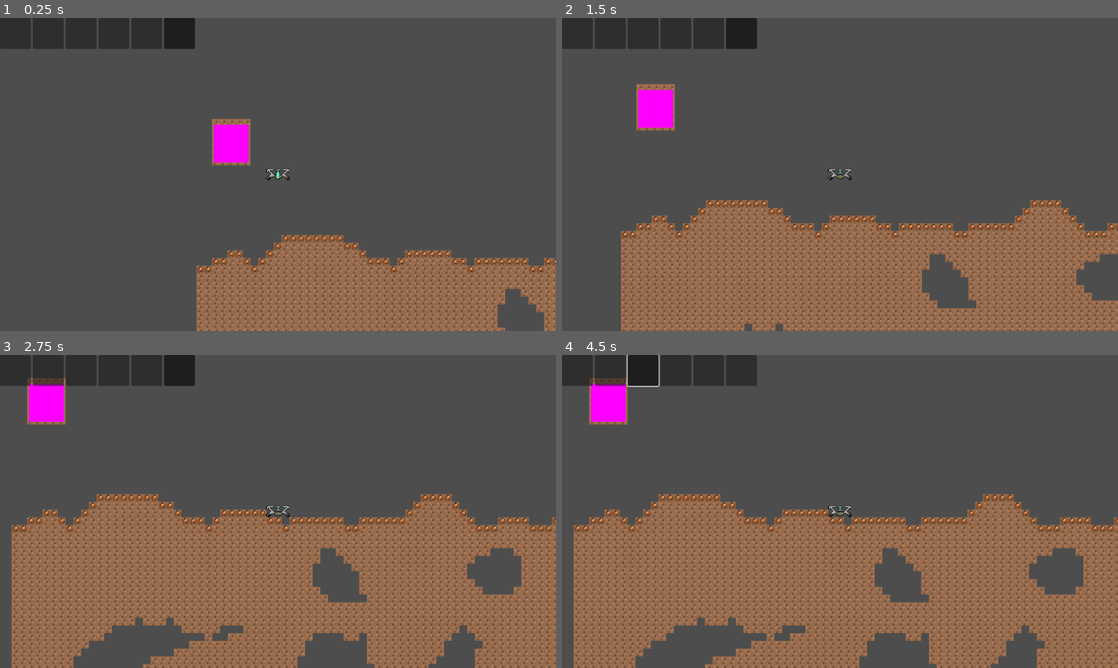
Above: before the commit, frames 1-4 (two rows, left to right).
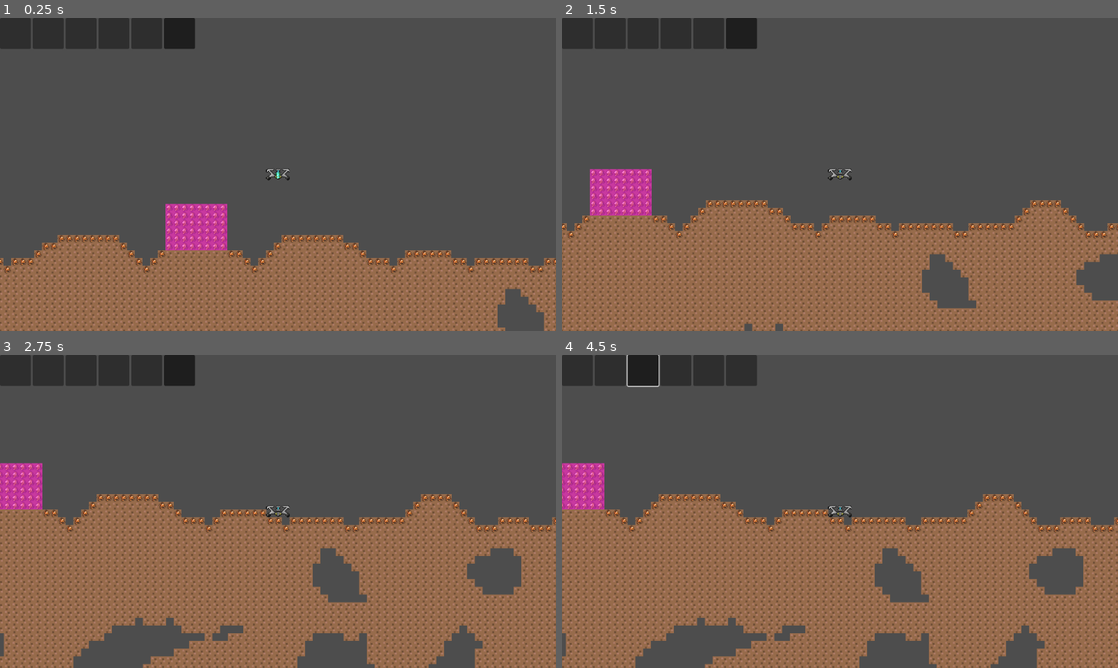
Above: after the commit, the same moments.

Repository: milana-94888u/curiostray
Game: Godot game, scene res://src/scenes/world/world.tscn
Same seed, same stepped clock (60 frames per second), same inputs: the game is played once before the commit and once after it.
Inputs (mouse positions are in pixels of both pictures, inside the frame that each line leads up to):
- Up to frame 1 (0.25 s): no input
- Up to frame 2 (1.5 s): move the mouse to (962, 158) at 0.52 s; hold D (right) from 0.53 s (still down); click (962, 158) at 0.67 s; tap Space (jump) at 0.77 s; move the mouse to (728, 190) at 1.27 s
- Up to frame 3 (2.75 s): tap Space (jump) at 1.52 s; move the mouse to (333, 442) at 2.02 s; release D (right) at 2.03 s; hold A (left) from 2.03 s (still down)
- Up to frame 4 (4.5 s): release A (left) at 2.75 s; click (578, 370) at 2.75 s; click (612, 370) at 3.5 s; click (645, 370) at 4.25 s

The runs differ from the first frame. In frame 1, 12% of the frame differs, in the area x 0-46%, y 32-100%; in frame 2, 6.8%; in frame 3, 3.5%; in frame 4, 3.5%.

Commit message:
add generating building

Diff:
--- a/src/scenes/world/BuildBlockingBodiesManager.gd
+++ b/src/scenes/world/BuildBlockingBodiesManager.gd
@@ -15,7 +15,7 @@
 	var shape_relative := world.to_local(shape.global_position)
 	var shape_rect := shape.shape.get_rect()
 	var topleft := world.local_to_map(shape_relative + shape_rect.position)
-	var bottomright := world.local_to_map(shape_relative + shape_rect.end)
+	var bottomright := world.local_to_map(shape_relative + shape_rect.end - Vector2.ONE)
 	for x in range(topleft.x, bottomright.x + 1):
 		for y in range(topleft.y, bottomright.y + 1):
-			world.set_cell(0, Vector2i(x, y), 0, Vector2.ZERO)
+			world.set_block(x, y, world.BlockType.GOLD)
--- a/src/scenes/world/WorldGenerator.gd
+++ b/src/scenes/world/WorldGenerator.gd
@@ -17,10 +17,11 @@
 		await world.ready
 	generate_level()
 	generate_mineable()
+	set_main_building()
 
 
 func generate_level():
-	for x in range(width):
+	for x in range(-width, width):
 		var offset := roundi(terrain_noise.get_noise_1d(x) * 5)
 		world.set_block(x, offset, world.BlockType.COPPER)
 		for y in range(offset + 1, offset + 15):
@@ -31,7 +32,7 @@
 
 
 func generate_mineable():
-	for x in range(width):
+	for x in range(-width, width):
 		for y in range(depth):
 			if world.get_cell_atlas_coords(0, Vector2i(x, y)) == Vector2i.ZERO:
 				var relative_depth := float(y) / float(depth)
@@ -39,3 +40,18 @@
 				var cell_value := (ores_noise.get_noise_2d(x, y)) * relative_depth
 #				print(cell_value)
 				world.set_block(x, y, floori(cell_value * 6.0))
+
+
+func set_main_building() -> void:
+	var building := preload("res://src/scenes/world/building.tscn").instantiate() as Area2D
+	var left_offset := roundi(terrain_noise.get_noise_1d(-4) * 5)
+	var right_offset := roundi(terrain_noise.get_noise_1d(3) * 5)
+	var total_level := int(float(left_offset + right_offset) * 0.5) # mean
+	for x in range(-4, 4):
+		var offset := roundi(terrain_noise.get_noise_1d(x) * 5)
+		for y in range(offset, total_level):
+			world.erase_cell(0, Vector2(x, y))
+		for y in range(total_level, offset + 15):
+			world.set_block(x, y)
+	building.position = world.map_to_local(Vector2i(0, total_level - 3)) - 8 * Vector2.ONE
+	world.add_child(building)
--- a/src/scenes/world/building.tscn
+++ b/src/scenes/world/building.tscn
@@ -3,20 +3,19 @@
 [ext_resource type="Script" path="res://src/utils/build_blocker.gd" id="1_myx1b"]
 
 [sub_resource type="RectangleShape2D" id="RectangleShape2D_q843q"]
-size = Vector2(72, 78)
+size = Vector2(128, 96)
 
 [sub_resource type="PlaceholderTexture2D" id="PlaceholderTexture2D_tlf7e"]
+size = Vector2(128, 96)
 
 [node name="Building" type="Area2D"]
+modulate = Color(1, 1, 1, 0.466667)
 
 [node name="CollisionShape2D" type="CollisionShape2D" parent="."]
-position = Vector2(26, 29)
 shape = SubResource("RectangleShape2D_q843q")
 
 [node name="BuildBlocker" type="Node" parent="CollisionShape2D"]
 script = ExtResource("1_myx1b")
 
 [node name="Sprite2D" type="Sprite2D" parent="."]
-position = Vector2(26, 29)
-scale = Vector2(72, 78)
 texture = SubResource("PlaceholderTexture2D_tlf7e")
--- a/src/scenes/world/world.tscn
+++ b/src/scenes/world/world.tscn
@@ -10,7 +10,6 @@
 [ext_resource type="Script" path="res://src/scenes/world/world.gd" id="8_ib7oy"]
 [ext_resource type="PackedScene" uid="uid://cxc0xkdjr21h2" path="res://src/scenes/player/player.tscn" id="11_iomqm"]
 [ext_resource type="Script" path="res://src/scenes/world/BuildBlockingBodiesManager.gd" id="11_ykvhv"]
-[ext_resource type="PackedScene" uid="uid://ixkwfi3tpv32" path="res://src/scenes/world/building.tscn" id="12_ilfws"]
 [ext_resource type="Script" path="res://src/scenes/world/WorldGenerator.gd" id="12_imxky"]
 
 [sub_resource type="TileSetAtlasSource" id="TileSetAtlasSource_s6ptp"]
@@ -114,6 +113,3 @@
 [node name="BuildBlockingBodiesManager" type="Node" parent="." node_paths=PackedStringArray("world")]
 script = ExtResource("11_ykvhv")
 world = NodePath("..")
-
-[node name="Building" parent="." instance=ExtResource("12_ilfws")]
-position = Vector2(46, -202)
Not shown: 1 places in src/scenes/world/world.tscn that only renumber resources
